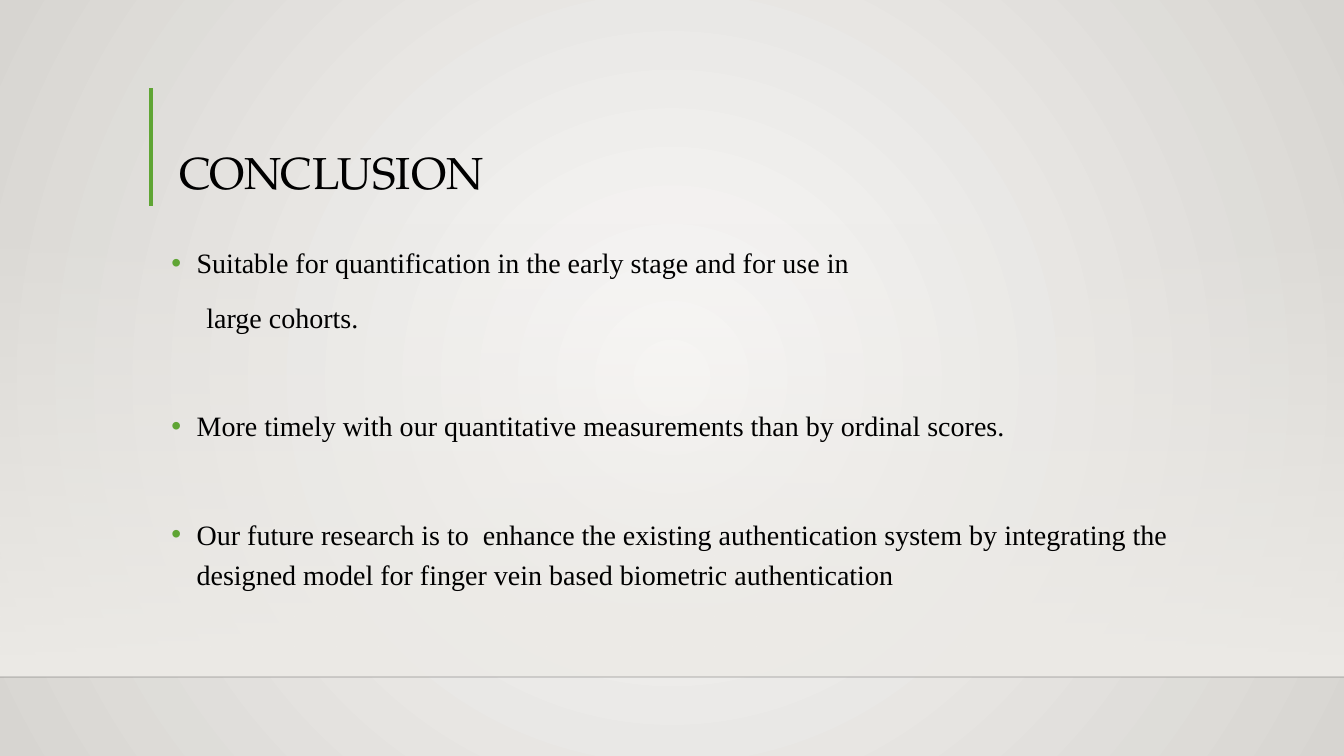
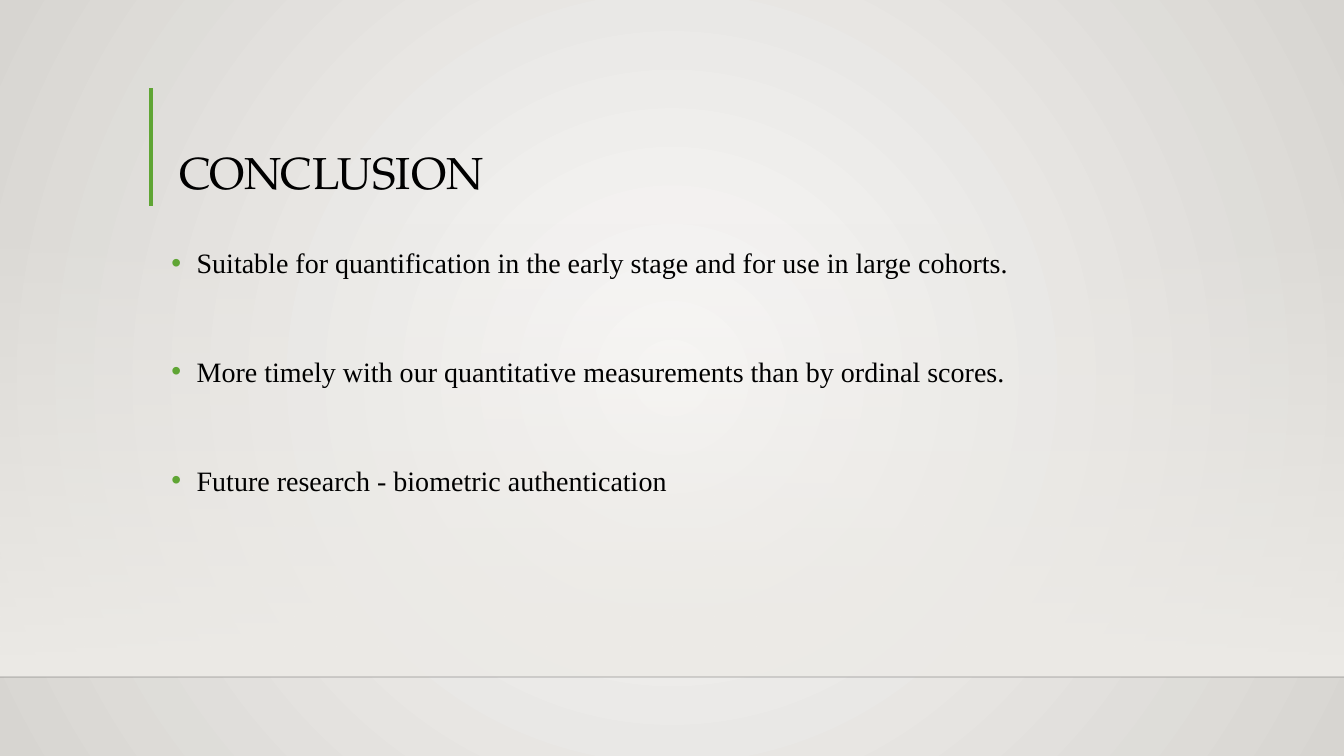
Before and after one commit to batch-B3/Biometric-Finger-Vein-Authentication-Using-Deep-Learning-Algorithm, a slide deck: slide 23 of Project Documents/Batch 3 PPT.pptx. Drawn at 1344x756 pixels with LibreOffice and Linux fonts; fonts in the diff are those of the drawing; background and template pictures are left out. Boxes give left, top, right and bottom in pixels: in the first picture for what was removed or moved away, otherwise in the second. Text is boxed around its words. In the diff, an @@ line names an element or a change of style, - is before the commit and + after.

```diff
--- a/Project Documents/Batch 3 PPT.pptx
+++ b/Project Documents/Batch 3 PPT.pptx
@@ text at (197, 253, 1008, 279): text changed @@
-• Suitable for quantification in the early stage and for use in
-large cohorts.
+• Suitable for quantification in the early stage and for use in large cohorts.
@@ text at (197, 471, 667, 492): text changed @@
-• Our future research is to enhance the existing authentication system by integrating the designed model for finger vein based biometric authentication
+• Future research - biometric authentication
```
Also in this commit, not shown: 10 other slides changed, 1 slide added, 1 slide removed.
